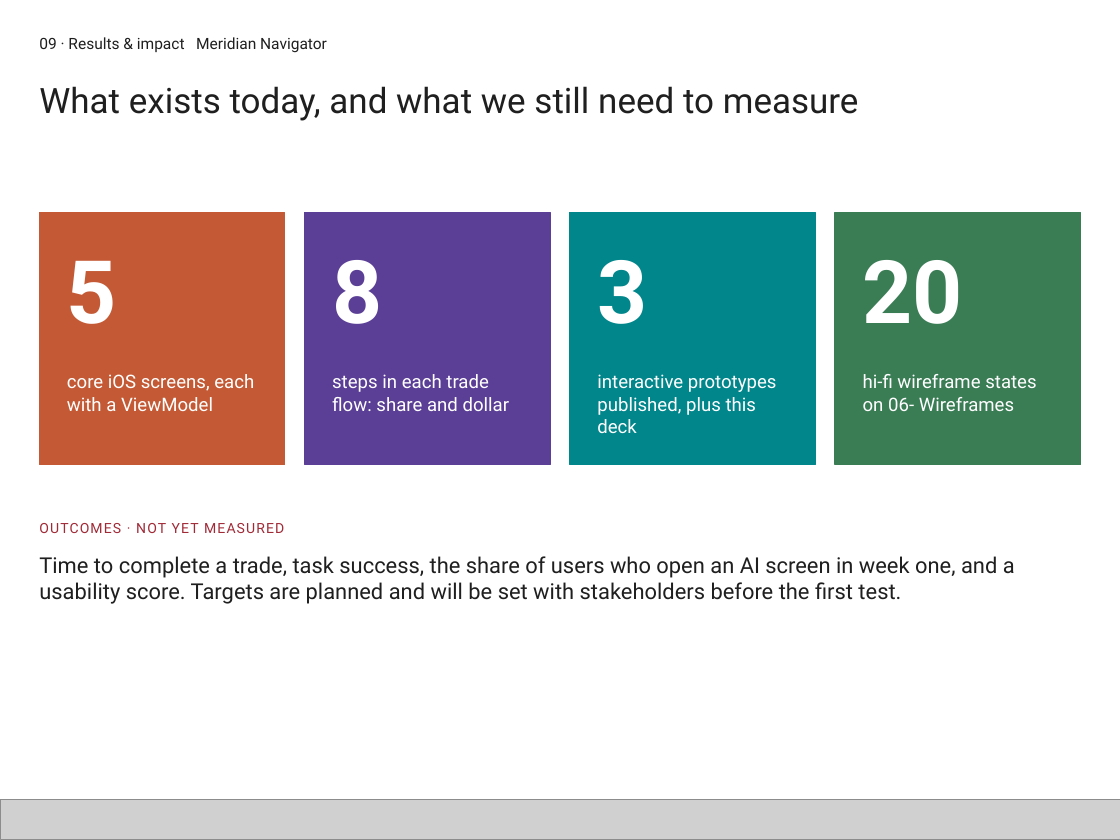
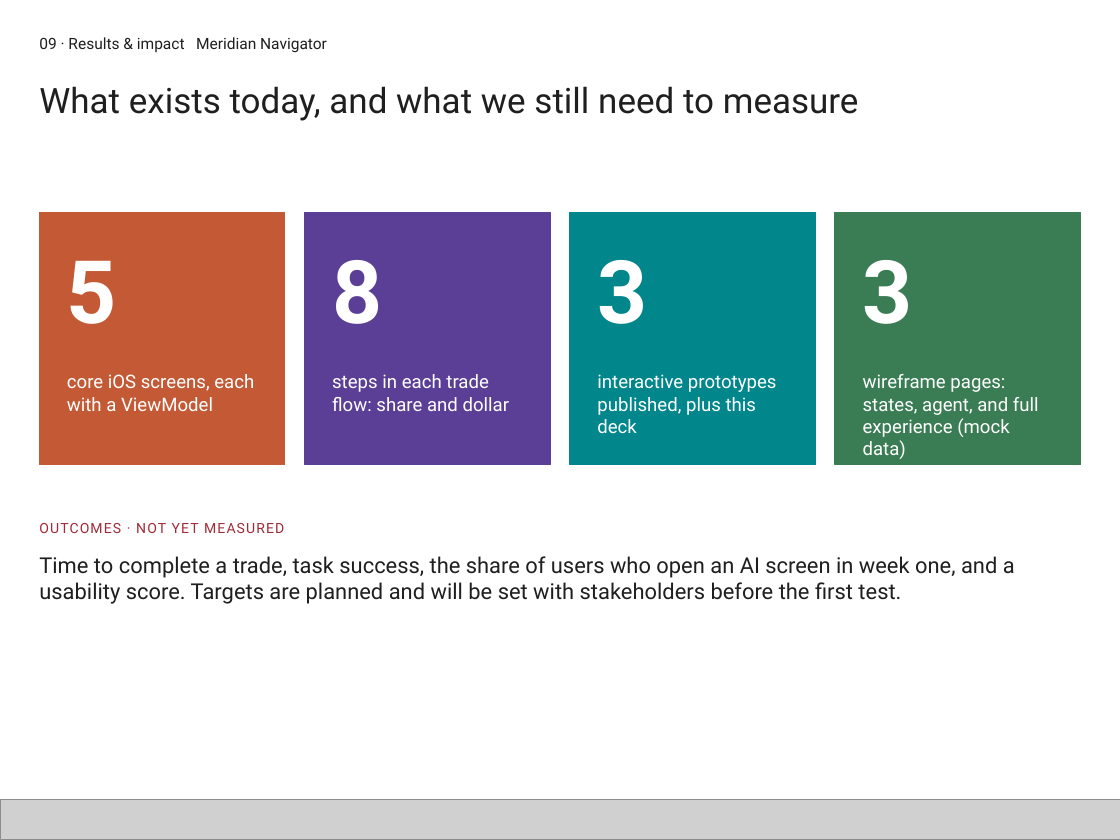
Before and after one commit to CHUNKY21/portfolio-export, a slide deck: slide 46 of Portfolio-Core.pptx. Drawn at 1120x840 pixels with LibreOffice and Linux fonts; fonts in the diff are those of the drawing; grey boxes stand for pictures. Boxes give left, top, right and bottom in pixels: in the first picture for what was removed or moved away, otherwise in the second. Text is boxed around its words. In the diff, an @@ line names an element or a change of style, - is before the commit and + after.

```diff
--- a/Portfolio-Core.pptx
+++ b/Portfolio-Core.pptx
@@ text at (863, 260, 913, 324): text changed @@
-20
+3
@@ text at (863, 374, 1039, 459): text changed @@
-hi-fi wireframe states on 06- Wireframes
+wireframe pages: states, agent, and full experience (mock data)
```
Also in this commit, not shown: 2 other slides changed, 2 other files.
